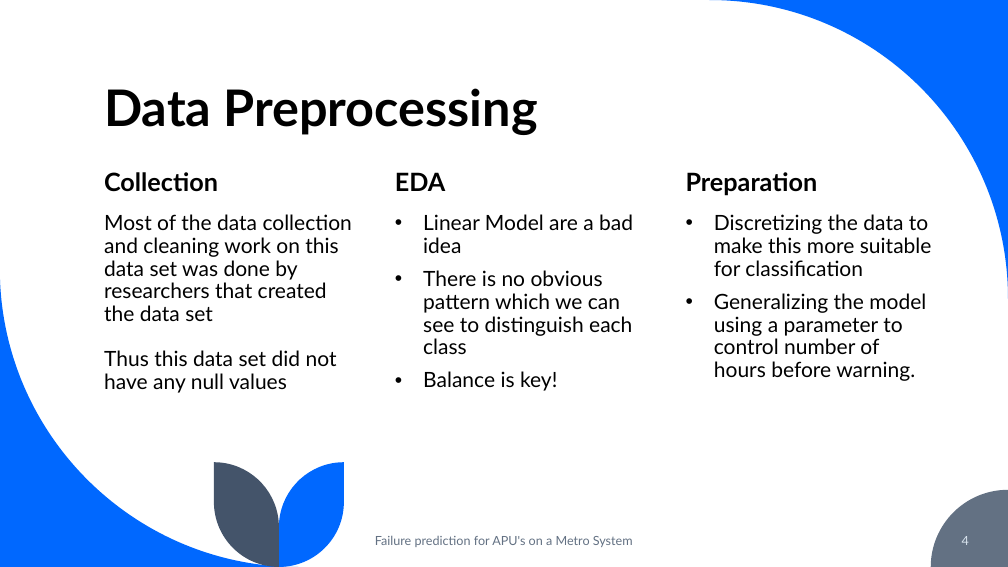
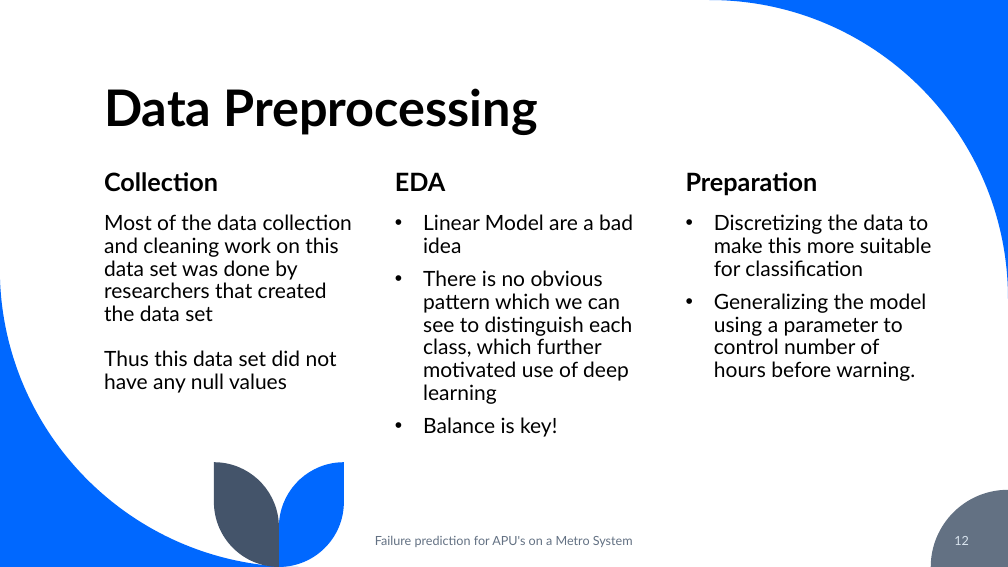
Before and after one commit to aaryadevg/Metro_PdM_Research, a slide deck: slide 12 of Paper/Viva.pptx (slide 4 before the commit). Drawn at 1008x567 pixels with LibreOffice and Linux fonts; fonts in the diff are those of the drawing. Boxes give left, top, right and bottom in pixels: in the first picture for what was removed or moved away, otherwise in the second. Text is boxed around its words. In the diff, an @@ line names an element or a change of style, - is before the commit and + after.

Commit message:
Added more details to viva powerpoint, Fixed missing citation in paper issue, fixed spelling errors in the paper

```diff
--- a/Paper/Viva.pptx
+++ b/Paper/Viva.pptx
@@ text at bbox=[423, 270, 632, 404]: text changed @@
-• There is no obvious pattern which we can see to distinguish each class
+• There is no obvious pattern which we can see to distinguish each class, which further motivated use of deep learning
@@ page number at bbox=[954, 536, 969, 545]: text changed @@
-4
+12
```
Also in this commit, not shown: 4 other slides changed, 12 slides added, 15 other files.
